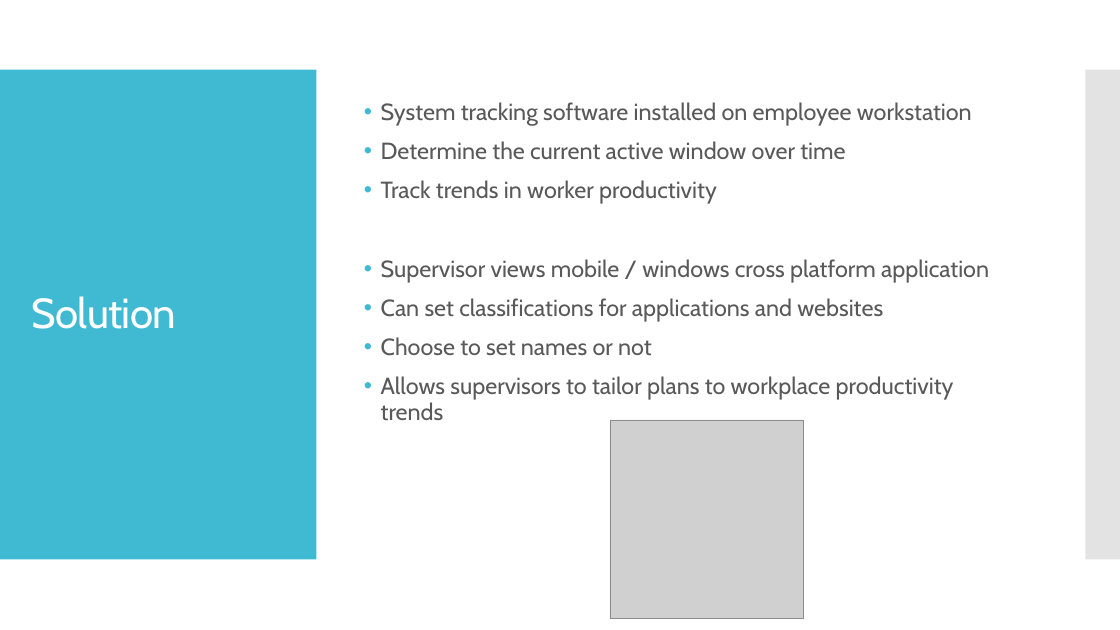
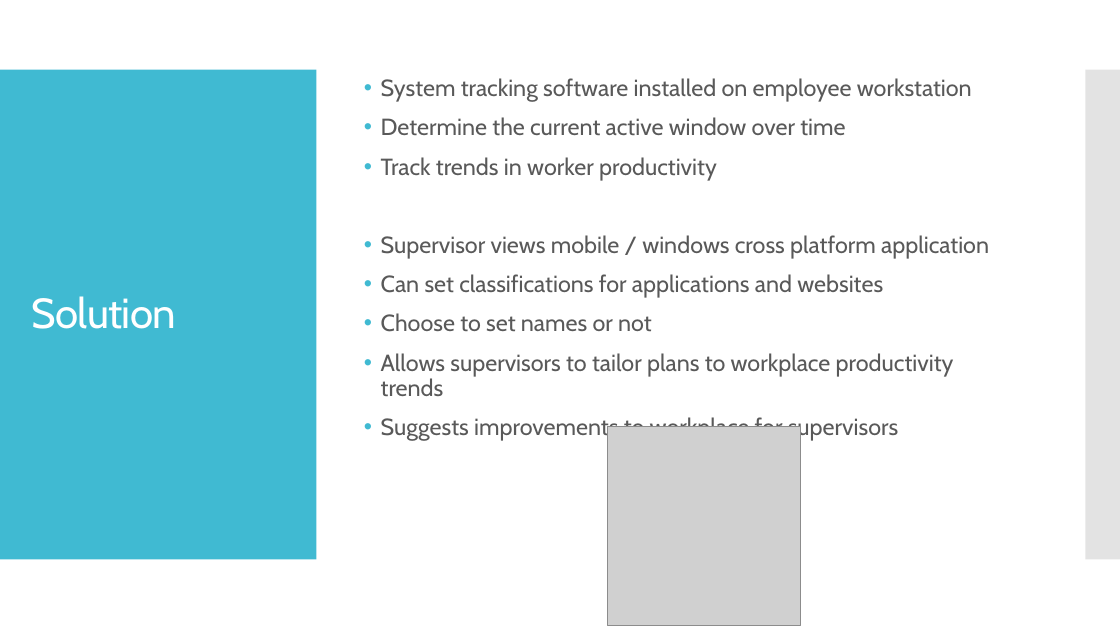
Before and after one commit to SaviMohan/Timekeeper, a slide deck: slide 4 of Planning/Timekeeper.pptx. Drawn at 1120x630 pixels with LibreOffice and Linux fonts; fonts in the diff are those of the drawing; grey boxes stand for pictures. Boxes give left, top, right and bottom in pixels: in the first picture for what was removed or moved away, otherwise in the second. Text is boxed around its words. In the diff, an @@ line names an element or a change of style, - is before the commit and + after.

Commit message:
updated script, powerpoint, Q/A

```diff
--- a/Planning/Timekeeper.pptx
+++ b/Planning/Timekeeper.pptx
@@ text "System tracking software installed on ...": place and size @@
-text "System tracking software installed on ..." at (381,102,989,420)
+text "System tracking software installed on ..." at (381,78,989,441)
@@ text at (381,415,898,441): paragraph added @@
+• Suggests improvements to workplace for supervisors
@@ picture: place and size @@
-picture at (610,420,803,618)
+picture at (607,427,801,625)
```
Also in this commit, not shown: 2 other files.
